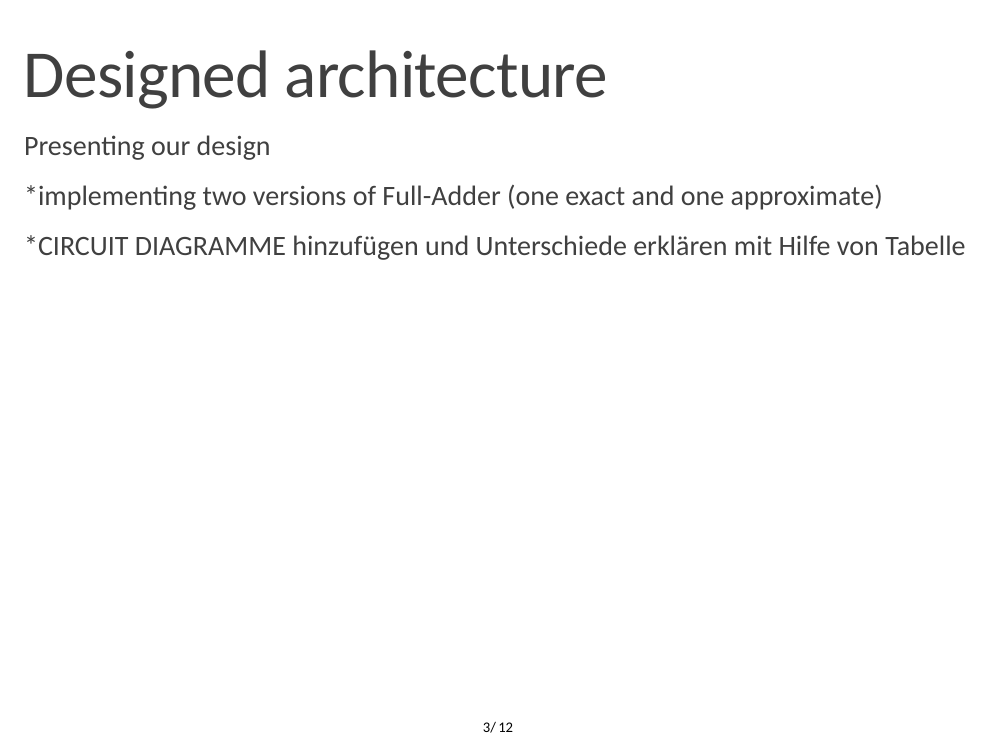
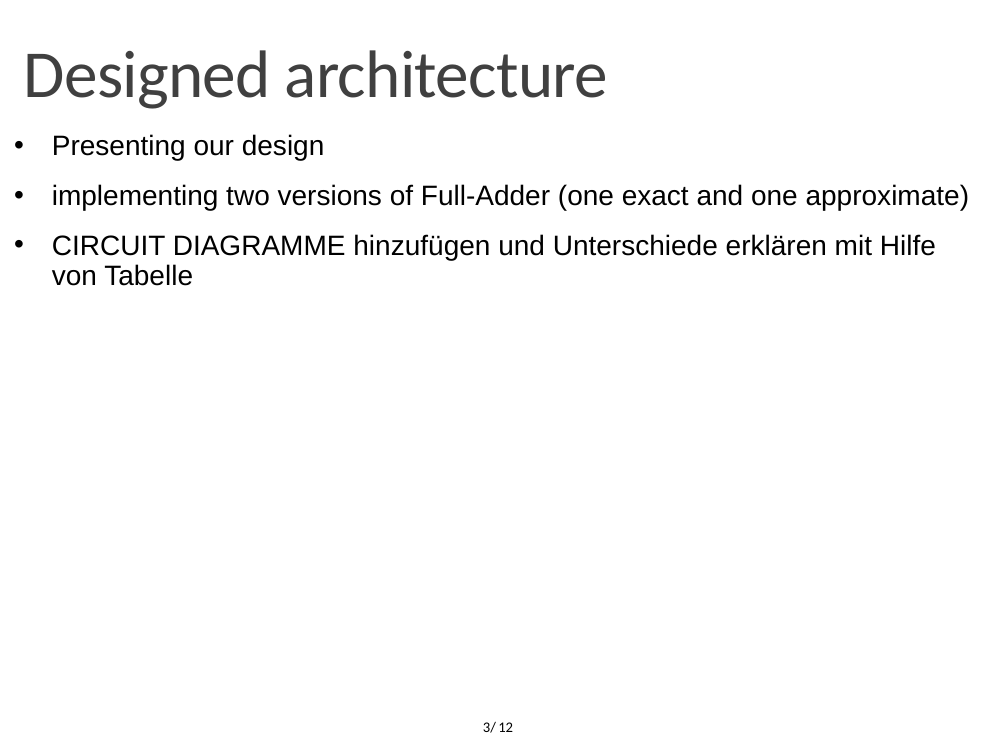
Before and after one commit to OrionLightning/Approximate-Circuit, a slide deck: slide 3 of Presentation Slides/Midterm 23-11-2021.pptx. Drawn at 1008x756 pixels with LibreOffice and Linux fonts; fonts in the diff are those of the drawing; background and template pictures are left out. Boxes give left, top, right and bottom in pixels: in the first picture for what was removed or moved away, otherwise in the second. Text is boxed around its words. In the diff, an @@ line names an element or a change of style, - is before the commit and + after.

```diff
--- a/Presentation Slides/Midterm 23-11-2021.pptx
+++ b/Presentation Slides/Midterm 23-11-2021.pptx
@@ text at <box>52,134,325,160</box>: font Calibri to Arial, text colour #404040 to #000000 in "Presenting our design"; bullet   to • @@
@@ text at <box>52,184,970,286</box>: text changed; font Calibri to Arial; text colour #404040 to #000000 @@
-  *implementing two versions of Full-Adder (one exact and one approximate)
-  *CIRCUIT DIAGRAMME hinzufügen und Unterschiede erklären mit Hilfe von Tabelle
+• implementing two versions of Full-Adder (one exact and one approximate)
+• CIRCUIT DIAGRAMME hinzufügen und Unterschiede erklären mit Hilfe von Tabelle
```
Also in this commit, not shown: 4 other slides changed, 2 slides added, 2 slides removed.
